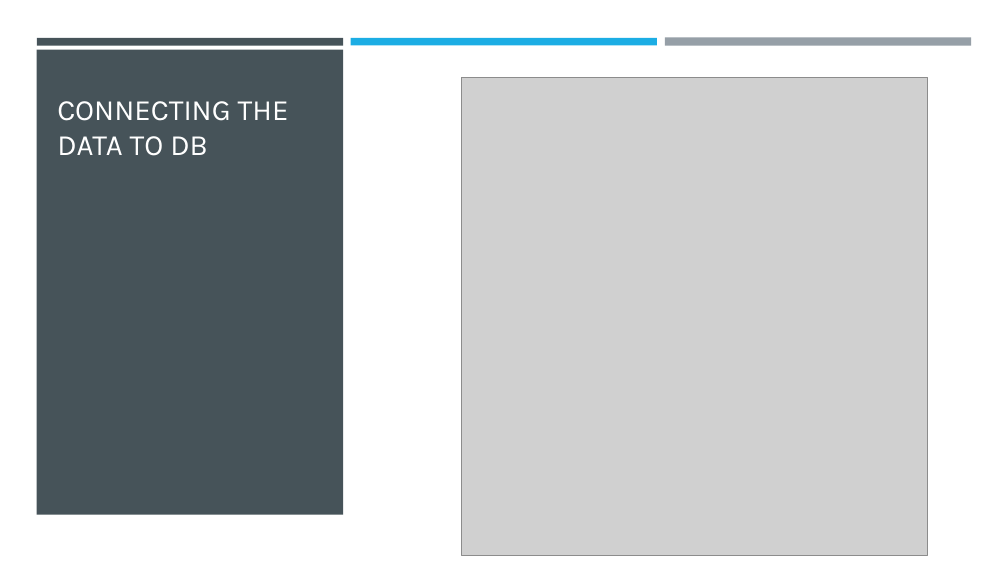
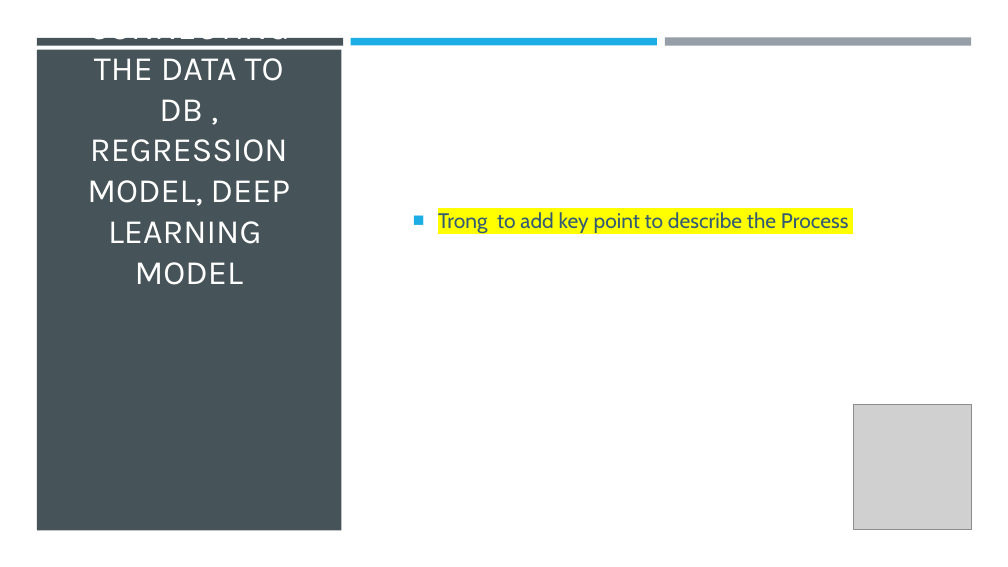
Before and after one commit to srthirum1/Final_Group_Project, a slide deck: slide 7 of Final_Project/CA Housing Prices Analysis.pptx (slide 8 before the commit). Drawn at 1008x567 pixels with LibreOffice and Linux fonts; fonts in the diff are those of the drawing; grey boxes stand for pictures. Boxes give left, top, right and bottom in pixels: in the first picture for what was removed or moved away, otherwise in the second. Text is boxed around its words. In the diff, an @@ line names an element or a change of style, - is before the commit and + after.

```diff
--- a/Final_Project/CA Housing Prices Analysis.pptx
+++ b/Final_Project/CA Housing Prices Analysis.pptx
@@ background #000000 to #FFFFFF @@
@@ rectangle removed at (0, 0, 1008, 567) @@
@@ diag stripe removed at (0, 42, 89, 132) @@
@@ rectangle removed at (36, 50, 343, 515) @@
@@ rectangle removed at (37, 38, 343, 45) @@
@@ rectangle added at (37, 38, 343, 45), fill #465359 @@
@@ rectangle added at (37, 50, 342, 531), fill #465359 @@
@@ title "CONNECTING THE DATA TO DB ..." at (87, 38, 291, 285): vertical alignment bottom to middle @@
@@ title at (87, 38, 291, 285): text changed; size 28 to 32.4 pt @@
-CONNECTING THE DATA TO DB
+CONNECTING THE DATA TO DB , REGRESSION MODEL, DEEP LEARNING MODEL
@@ picture removed at (462, 77, 928, 555) @@
@@ text added at (438, 212, 848, 234), 20 pt, text #335B74 @@
+■ Trong to add key point to describe the Process
@@ picture added at (854, 405, 971, 529) @@
```
Also in this commit, not shown: 7 other slides changed, 2 slides added, 1 slide removed, 1 other file.
